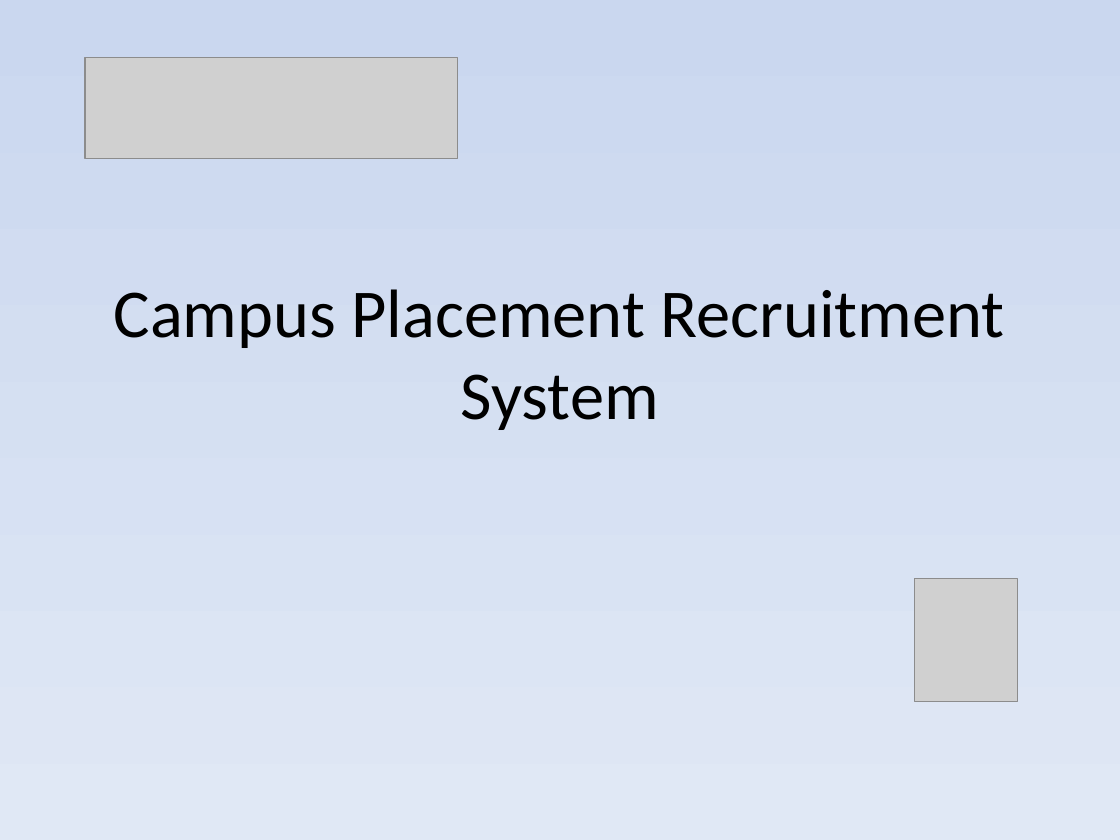
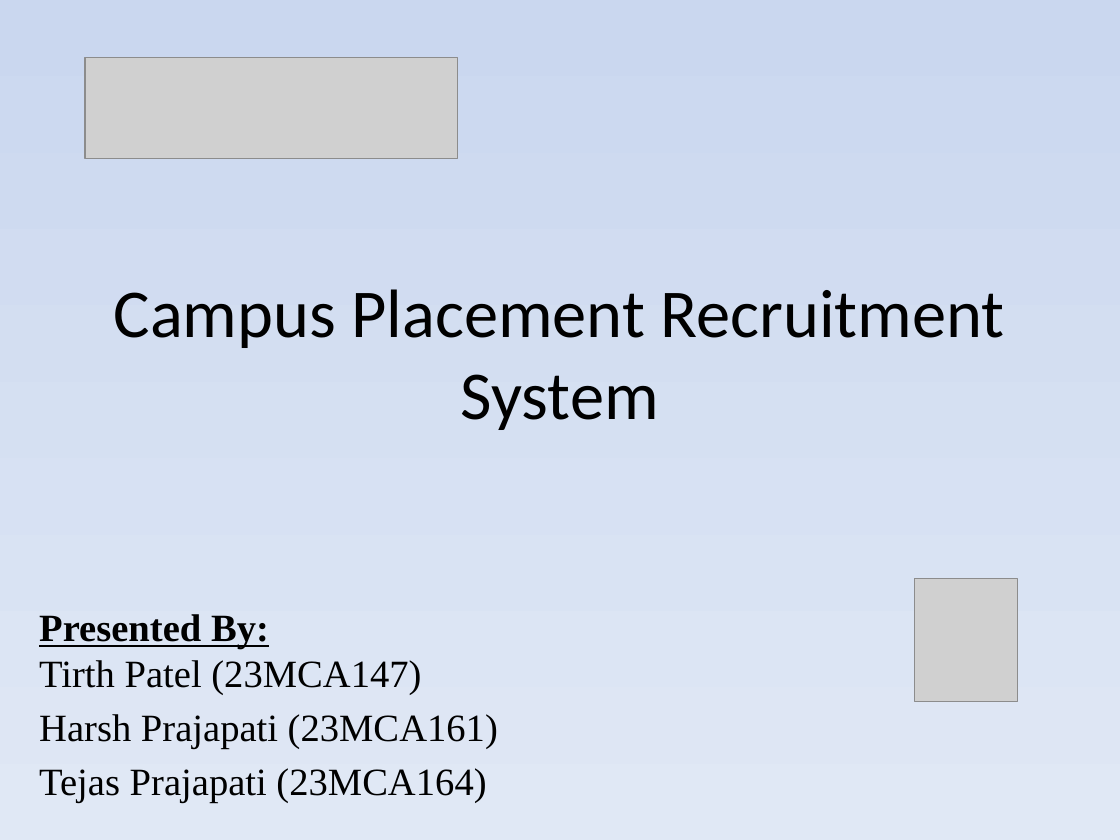
Before and after one commit to Tirthpatel810/cprs, a slide deck: slide 1 of docs/MCA_Mini_Project.pptx. Drawn at 1120x840 pixels with LibreOffice and Linux fonts; fonts in the diff are those of the drawing; grey boxes stand for pictures. Boxes give left, top, right and bottom in pixels: in the first picture for what was removed or moved away, otherwise in the second. Text is boxed around its words. In the diff, an @@ line names an element or a change of style, - is before the commit and + after.

```diff
--- a/docs/MCA_Mini_Project.pptx
+++ b/docs/MCA_Mini_Project.pptx
@@ subtitle added at [39,614,498,803], 24.8 pt, text #000000 @@
+Presented By:
+Tirth Patel (23MCA147)
+Harsh Prajapati (23MCA161)
+Tejas Prajapati (23MCA164)
```
Also in this commit, not shown: 10 other slides changed, 4 slides added, 4 slides removed, 10 other files.
